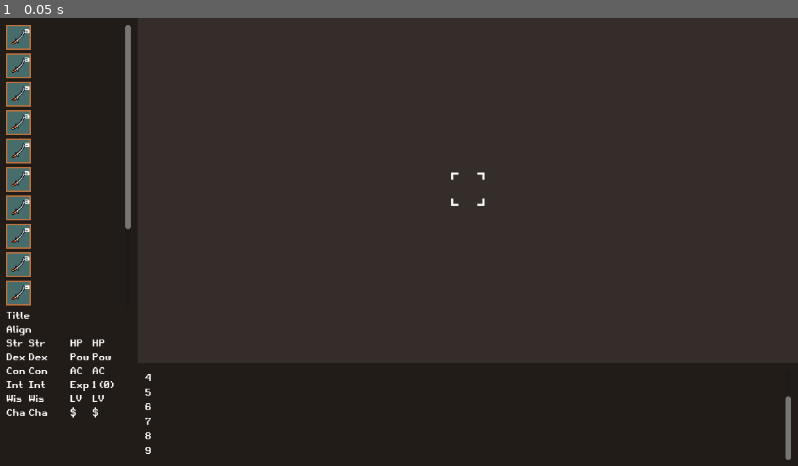
Above: before the commit, frame 1.
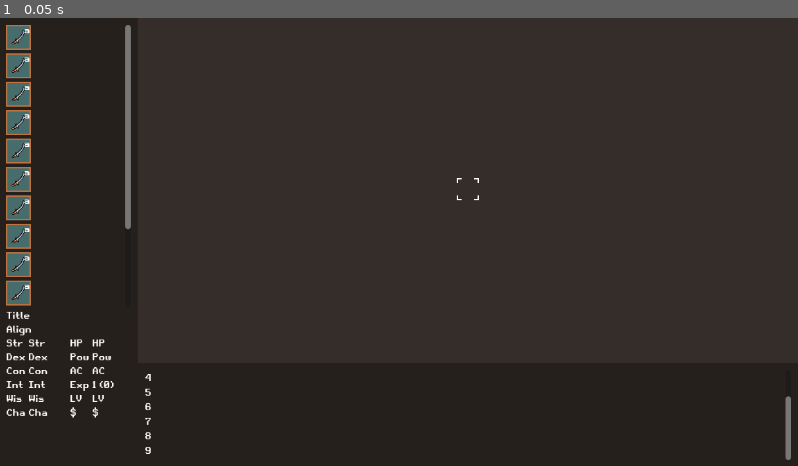
Above: after the commit, the same moment.

Repository: sakkaku-dev/nethack-web
Game: Godot game, scene res://src/game.tscn
The game is run twice, just before and just after one commit, with the same random seed, the same clock (stepped at 60 frames per second) and the same inputs.
Inputs:
- Up to frame 1 (0.05 s): no input

The runs differ from the first frame. In frame 1, less than 0.1% of the frame differs, in the area x 56-61%, y 34-42%.
Error in both runs: Invalid assignment of property or key 'openMenu' with value of type 'null instance' on a base object of type 'null instance'. (res://src/link.gd:18)

Commit message:
add camera zoom scroll

Diff:
--- a/NetHack-UI/src/game.gd
+++ b/NetHack-UI/src/game.gd
@@ -35,6 +35,14 @@
 				window.nethackJS.sendInput(KEY_CTRL & code)
 			else:
 				window.nethackJS.sendInput(unicode)
+	elif event is InputEventMouseButton:
+		var zoom = camera.zoom.x
+		if event.button_index == MOUSE_BUTTON_WHEEL_UP:
+			zoom += 0.2
+		elif event.button_index == MOUSE_BUTTON_WHEEL_DOWN:
+			zoom -= 0.2
+
+		camera.zoom = Vector2(max(0, zoom), max(0, zoom))
 
 func _to_js_array(arr: Array):
 	var js_arr = JavaScriptBridge.create_object("Array")
--- a/NetHack-UI/src/game.tscn
+++ b/NetHack-UI/src/game.tscn
@@ -5620,7 +5620,6 @@
 texture = ExtResource("12_w7ywh")
 
 [node name="Camera2D" type="Camera2D" parent="HBoxContainer/VBoxContainer/SubViewportContainer/SubViewport/TileMap"]
-zoom = Vector2(1.5, 1.5)
 
 [node name="Messages" type="PanelContainer" parent="HBoxContainer/VBoxContainer"]
 custom_minimum_size = Vector2(0, 150)
--- a/NetHack-UI/src/ui/dialog.tscn
+++ b/NetHack-UI/src/ui/dialog.tscn
@@ -14,16 +14,19 @@
 text_node = NodePath("PanelContainer/ScrollContainer/MarginContainer/CenterContainer/TextLabel")
 
 [node name="PanelContainer" type="PanelContainer" parent="."]
-custom_minimum_size = Vector2(700, 500)
 layout_mode = 2
 
 [node name="ScrollContainer" type="ScrollContainer" parent="PanelContainer"]
+custom_minimum_size = Vector2(0, 600)
 layout_mode = 2
+size_flags_horizontal = 4
+size_flags_vertical = 4
+horizontal_scroll_mode = 0
 
 [node name="MarginContainer" type="MarginContainer" parent="PanelContainer/ScrollContainer"]
 layout_mode = 2
-size_flags_horizontal = 3
-size_flags_vertical = 3
+size_flags_horizontal = 4
+size_flags_vertical = 4
 theme_override_constants/margin_left = 20
 theme_override_constants/margin_top = 20
 theme_override_constants/margin_right = 20
@@ -31,6 +34,8 @@
 
 [node name="CenterContainer" type="CenterContainer" parent="PanelContainer/ScrollContainer/MarginContainer"]
 layout_mode = 2
+size_flags_horizontal = 4
+size_flags_vertical = 4
 
 [node name="TextLabel" type="RichTextLabel" parent="PanelContainer/ScrollContainer/MarginContainer/CenterContainer"]
 layout_mode = 2
--- a/NetHack-UI/theme.tres
+++ b/NetHack-UI/theme.tres
@@ -3,7 +3,7 @@
 [ext_resource type="FontFile" uid="uid://dgnsqute8jdq0" path="res://Retro Gaming.ttf" id="1_pois2"]
 
 [sub_resource type="StyleBoxFlat" id="StyleBoxFlat_hml25"]
-bg_color = Color(0.133333, 0.109804, 0.0980392, 1)
+bg_color = Color(0.133333, 0.109804, 0.0980392, 0.784314)
 
 [resource]
 default_font = ExtResource("1_pois2")
Not shown, changed: build.sh
Not shown, changed: package.json
